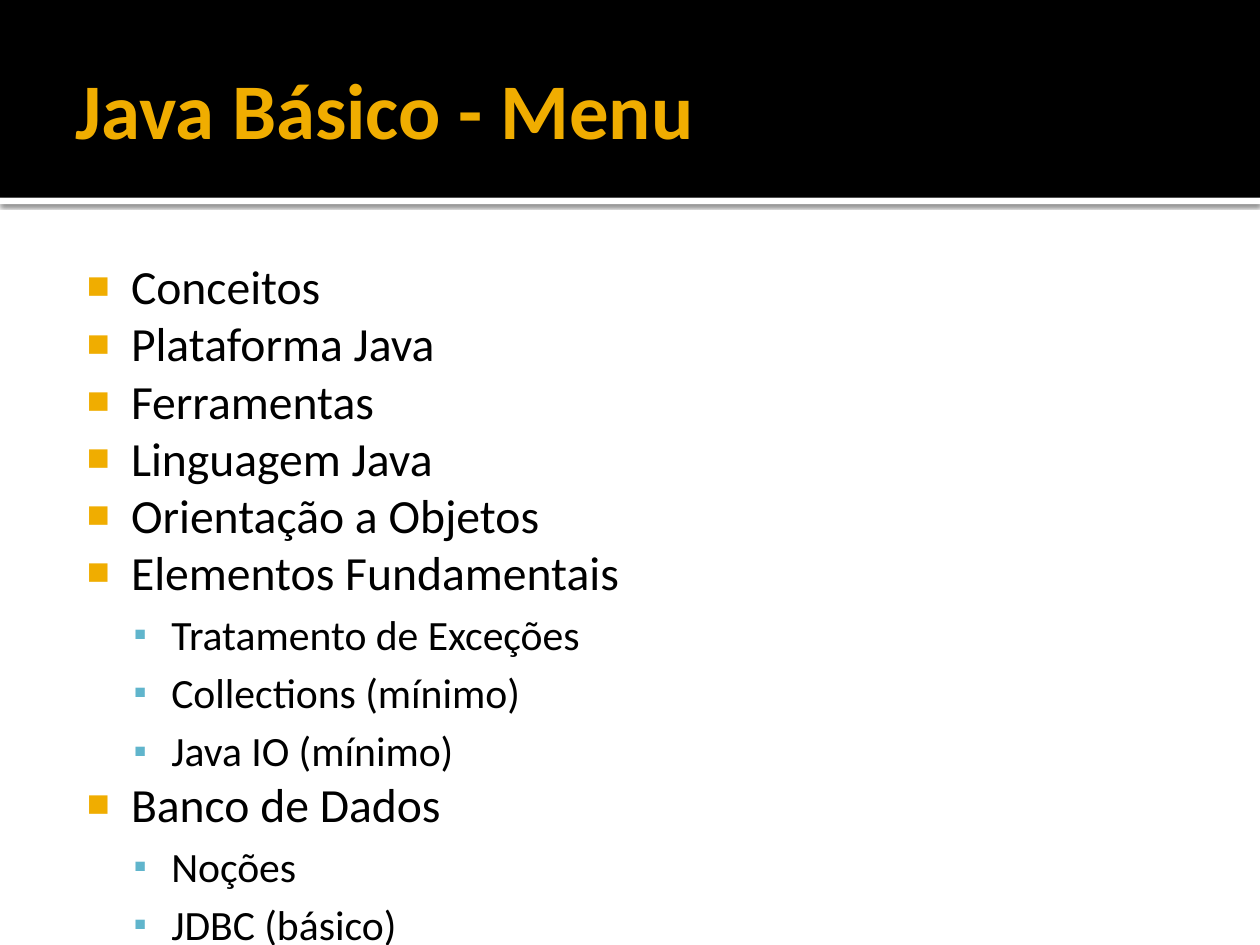
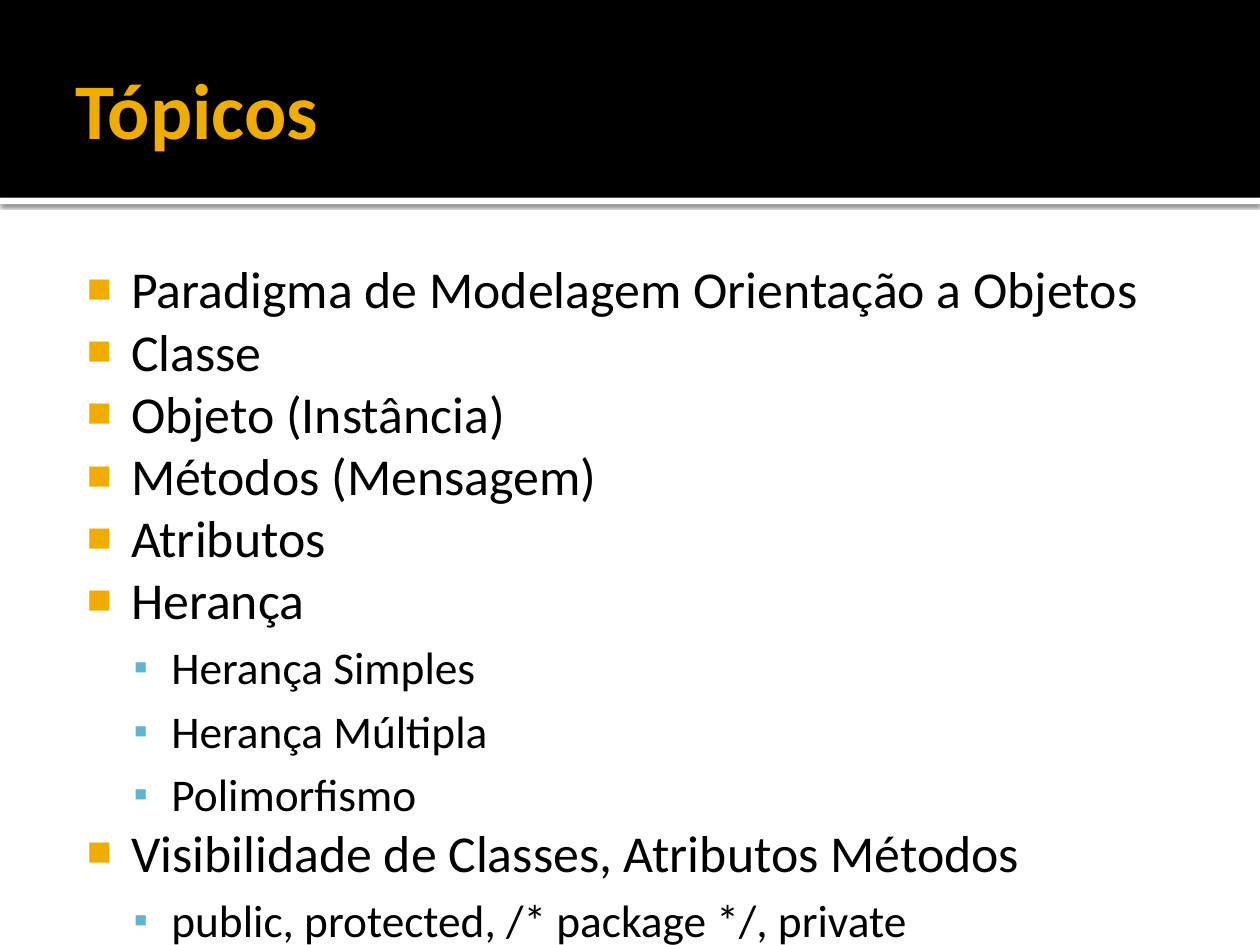
Before and after one commit to filosofisto/cpb-treinamento, a slide deck: slide 2 of Fundamentos/Fundamentos - Orientacao Objetos.pptx. Drawn at 1260x945 pixels with LibreOffice and Linux fonts; fonts in the diff are those of the drawing. Boxes give left, top, right and bottom in pixels: in the first picture for what was removed or moved away, otherwise in the second. Text is boxed around its words. In the diff, an @@ line names an element or a change of style, - is before the commit and + after.

```diff
--- a/Fundamentos/Fundamentos - Orientacao Objetos.pptx
+++ b/Fundamentos/Fundamentos - Orientacao Objetos.pptx
@@ title at (x1=76, y1=83, x2=318, y2=152): text changed @@
-Java Básico - Menu
+Tópicos
@@ text at (x1=131, y1=272, x2=1137, y2=945): text changed; size 27.2 to 29.6 pt @@
-■ Conceitos
-■ Plataforma Java
-■ Ferramentas
-■ Linguagem Java
-■ Orientação a Objetos
-■ Elementos Fundamentais
-  ▪ Tratamento de Exceções
-  ▪ Collections (mínimo)
-  ▪ Java IO (mínimo)
-■ Banco de Dados
-  ▪ Noções
-  ▪ JDBC (básico)
+■ Paradigma de Modelagem Orientação a Objetos
+■ Classe
+■ Objeto (Instância)
+■ Métodos (Mensagem)
+■ Atributos
+■ Herança
+  ▪ Herança Simples
+  ▪ Herança Múltipla
+  ▪ Polimorfismo
+■ Visibilidade de Classes, Atributos Métodos
+  ▪ public, protected, /* package */, private
```
Also in this commit, not shown: 3 other slides changed, 4 slides added, 44 slides removed.
